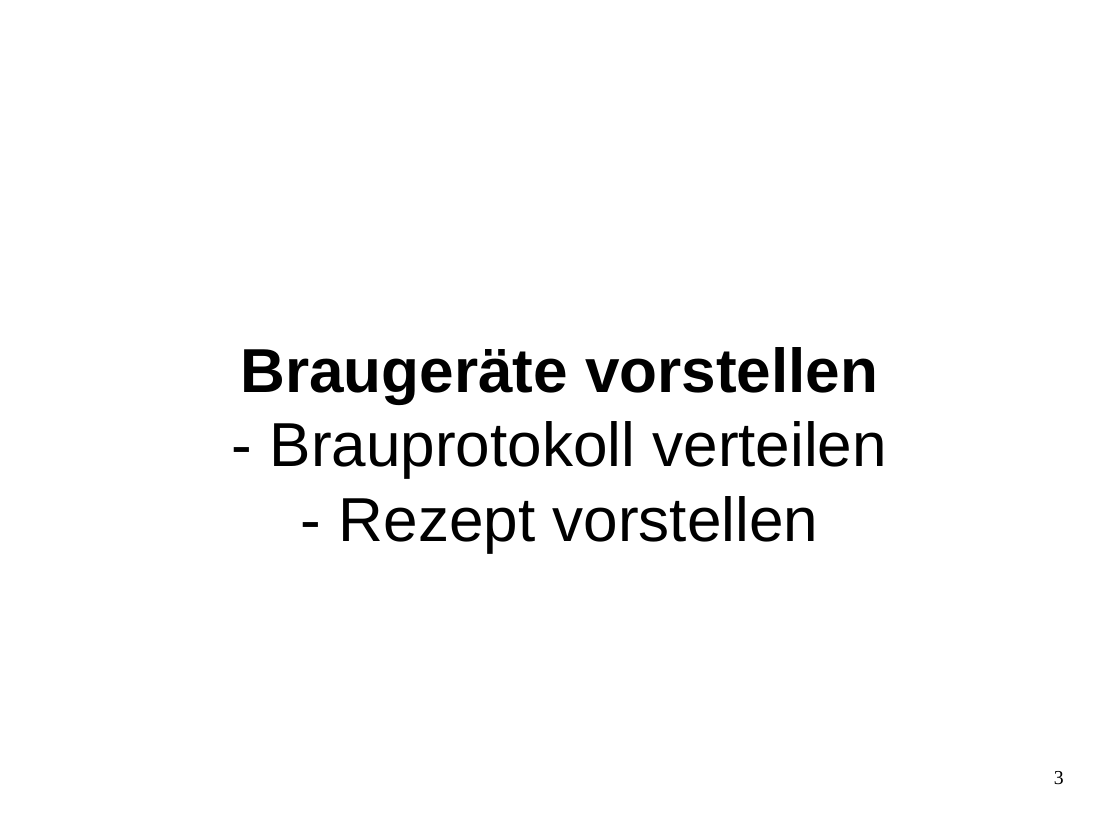
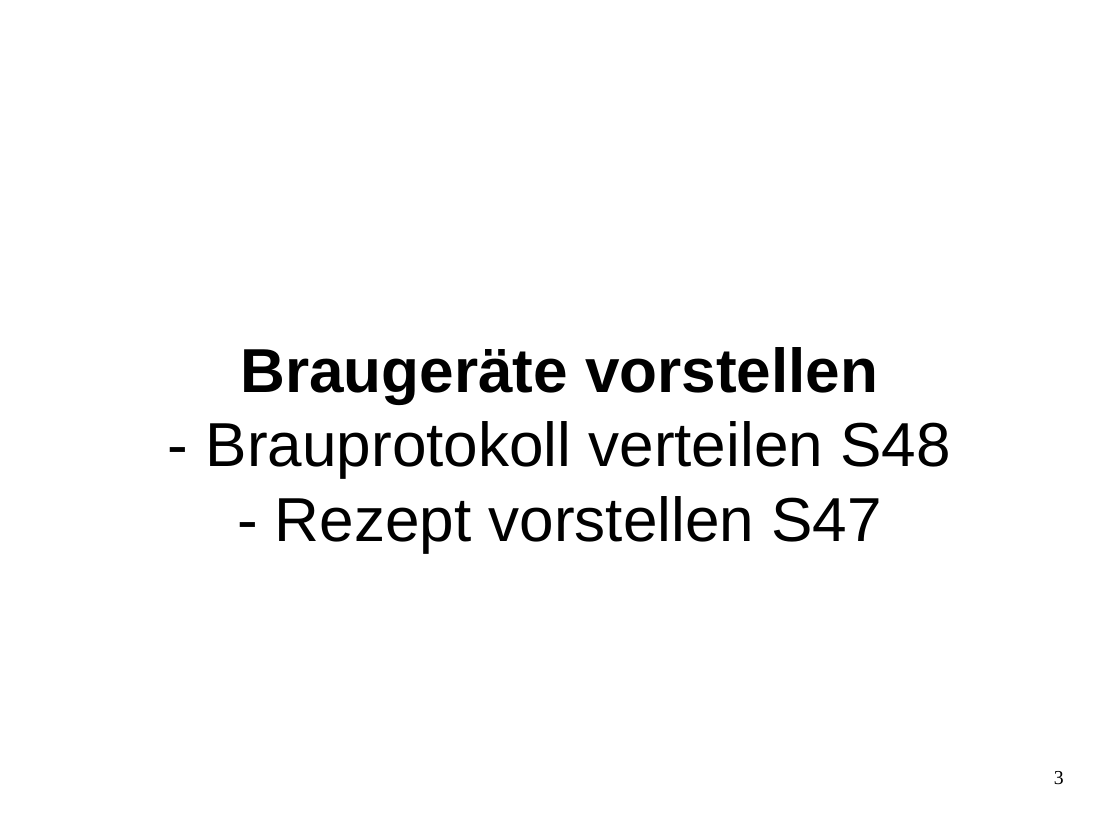
Before and after one commit to sky4walk/documents, a slide deck: slide 3 of Zwieselbrau-Brauseminar-Handkarten.odp. Drawn at 1120x840 pixels with LibreOffice and Linux fonts; fonts in the diff are those of the drawing. Boxes give left, top, right and bottom in pixels: in the first picture for what was removed or moved away, otherwise in the second. Text is boxed around its words. In the diff, an @@ line names an element or a change of style, - is before the commit and + after.

```diff
--- a/Zwieselbrau-Brauseminar-Handkarten.odp
+++ b/Zwieselbrau-Brauseminar-Handkarten.odp
@@ title at [206,347,950,552]: text changed @@
-Braugeräte vorstellen
-- Brauprotokoll verteilen
-- Rezept vorstellen
+Braugeräte vorstellen
+- Brauprotokoll verteilen S48
+- Rezept vorstellen S47
```
Also in this commit, not shown: 10 other slides changed, 2 other files.
